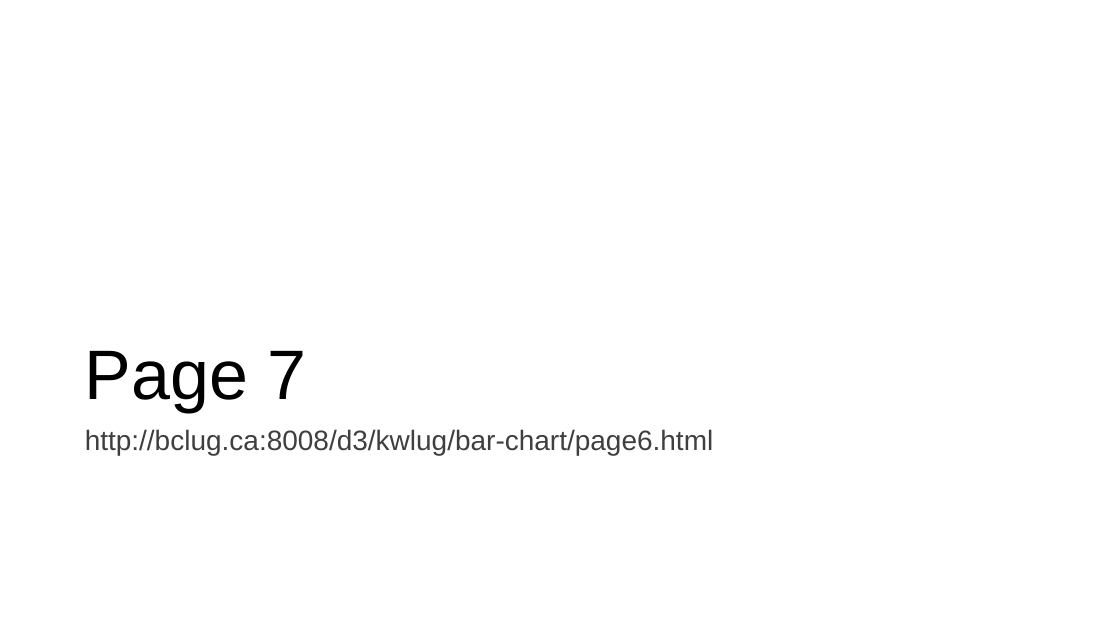
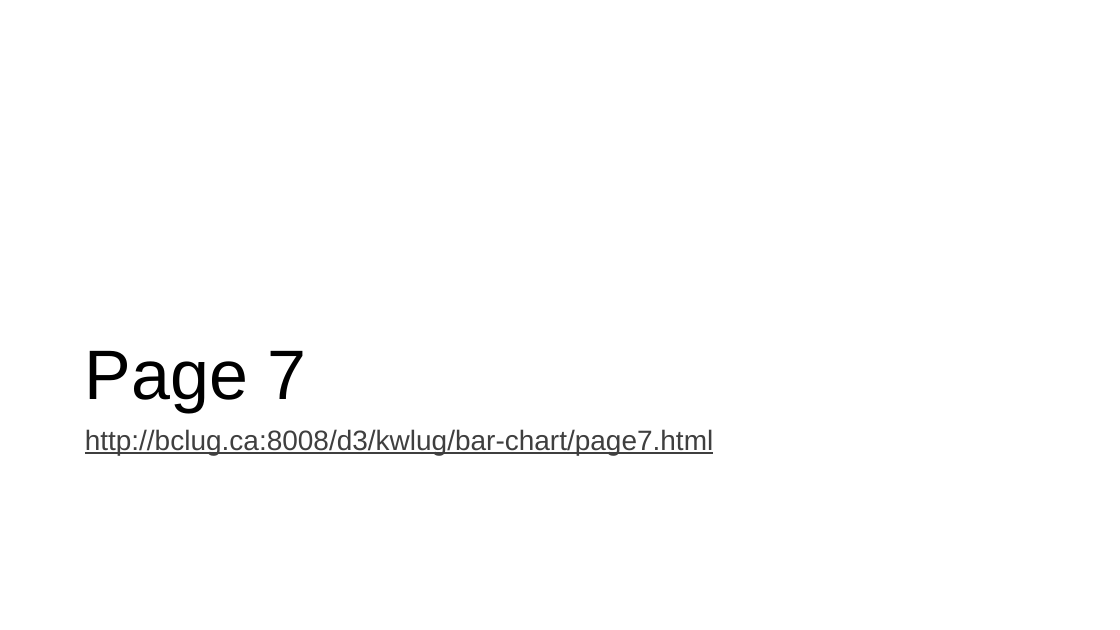
Before and after one commit to RonaldBarnes/d3-bar-chart-kwlug, a slide deck: slide 23 of BarChart Slideshow 2.odp (slide 21 before the commit). Drawn at 1120x630 pixels with LibreOffice and Linux fonts; fonts in the diff are those of the drawing. Boxes give left, top, right and bottom in pixels: in the first picture for what was removed or moved away, otherwise in the second. Text is boxed around its words. In the diff, an @@ line names an element or a change of style, - is before the commit and + after.

```diff
--- a/BarChart Slideshow 2.odp
+++ b/BarChart Slideshow 2.odp
@@ text at (85, 429, 714, 455): text changed @@
-http://bclug.ca:8008/d3/kwlug/bar-chart/page6.html
+http://bclug.ca:8008/d3/kwlug/bar-chart/page7.html
```
Also in this commit, not shown: 14 other slides changed, 2 slides added, 2 other files.
